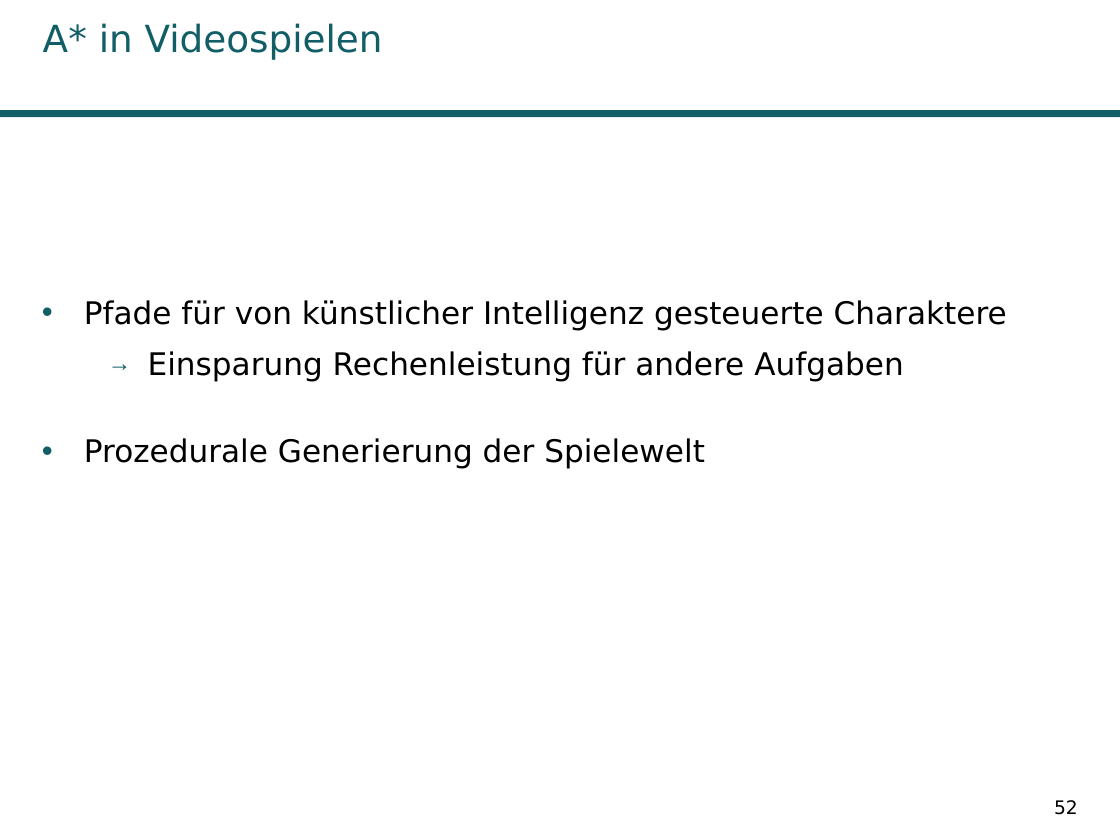
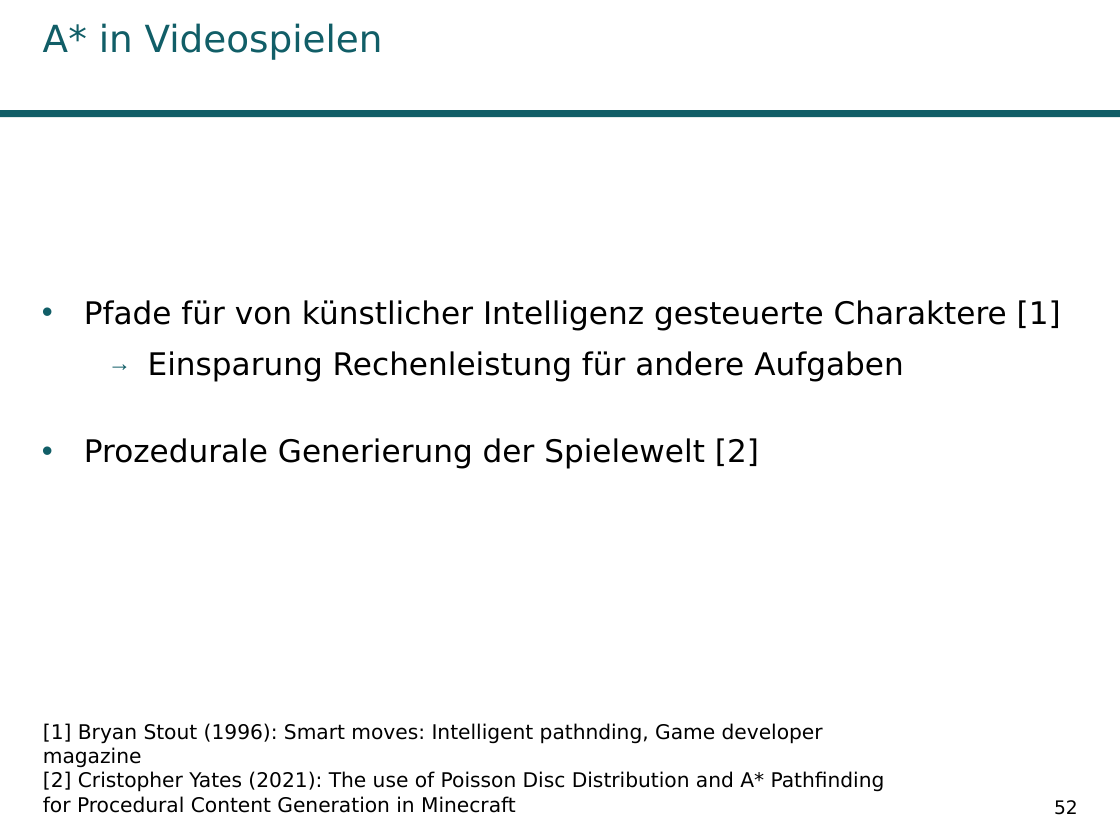
Before and after one commit to Kage0x3B/wissenschaftliches-arbeiten-praesentation, a slide deck: slide 52 of Präsentation Pfadplanungsalgorithmen.odp. Drawn at 1120x840 pixels with LibreOffice and Linux fonts; fonts in the diff are those of the drawing; background and template pictures are left out. Boxes give left, top, right and bottom in pixels: in the first picture for what was removed or moved away, otherwise in the second. Text is boxed around its words. In the diff, an @@ line names an element or a change of style, - is before the commit and + after.

```diff
--- a/Präsentation Pfadplanungsalgorithmen.odp
+++ b/Präsentation Pfadplanungsalgorithmen.odp
@@ text at (84,300,1061,331): text changed @@
-• Pfade für von künstlicher Intelligenz gesteuerte Charaktere
+• Pfade für von künstlicher Intelligenz gesteuerte Charaktere [1]
@@ text at (84,438,759,469): text changed @@
-• Prozedurale Generierung der Spielewelt
+• Prozedurale Generierung der Spielewelt [2]
@@ text added at (43,723,885,813), 13 pt, text #000000 @@
+[1] Bryan Stout (1996): Smart moves: Intelligent pathnding, Game developer magazine
+[2] Cristopher Yates (2021): The use of Poisson Disc Distribution and A* Pathfinding for Procedural Content Generation in Minecraft
```
Also in this commit, not shown: 12 other slides changed, 1 other file.
